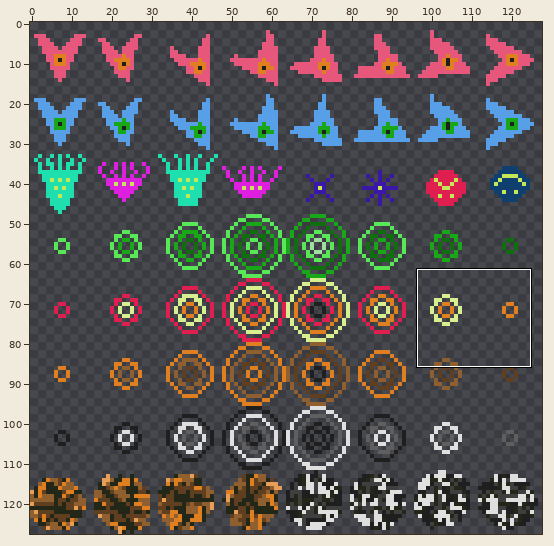
Pixel-art file: art/Small.aseprite. The picture above shows the old version from afar; the outline marks the close-up.
Close-up. Before:
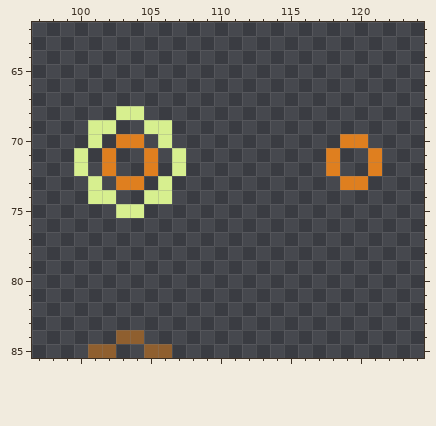
128x128 pixels, 1 frame. Shown: x 97..124, y 62..85.
The result:
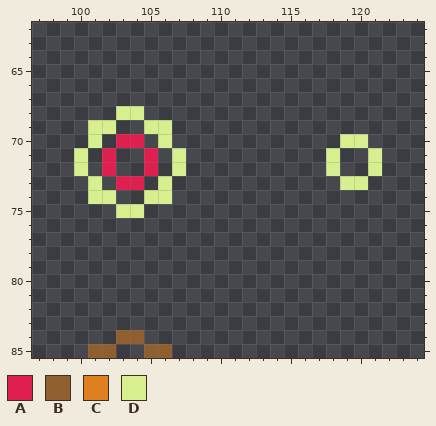
Palette (. is transparent): A #df1f4f  B #8f5f2f  C #df7f1f  D #d7ef8f
What changed:
@@ x 97..124 @@
 69 ....DD..DD..................
-70 ....D.CC.D............CC....
-71 ...D.C..C.D..........C..C...
-72 ...D.C..C.D..........C..C...
-73 ....D.CC.D............CC....
+70 ....D.AA.D............DD....
+71 ...D.A..A.D..........D..D...
+72 ...D.A..A.D..........D..D...
+73 ....D.AA.D............DD....
 74 ....DD..DD..................
Where, in picture pixels (left, top, right, bottom), the same in both close-ups:
changed: (102, 134, 158, 190)
changed: (326, 134, 382, 190)
